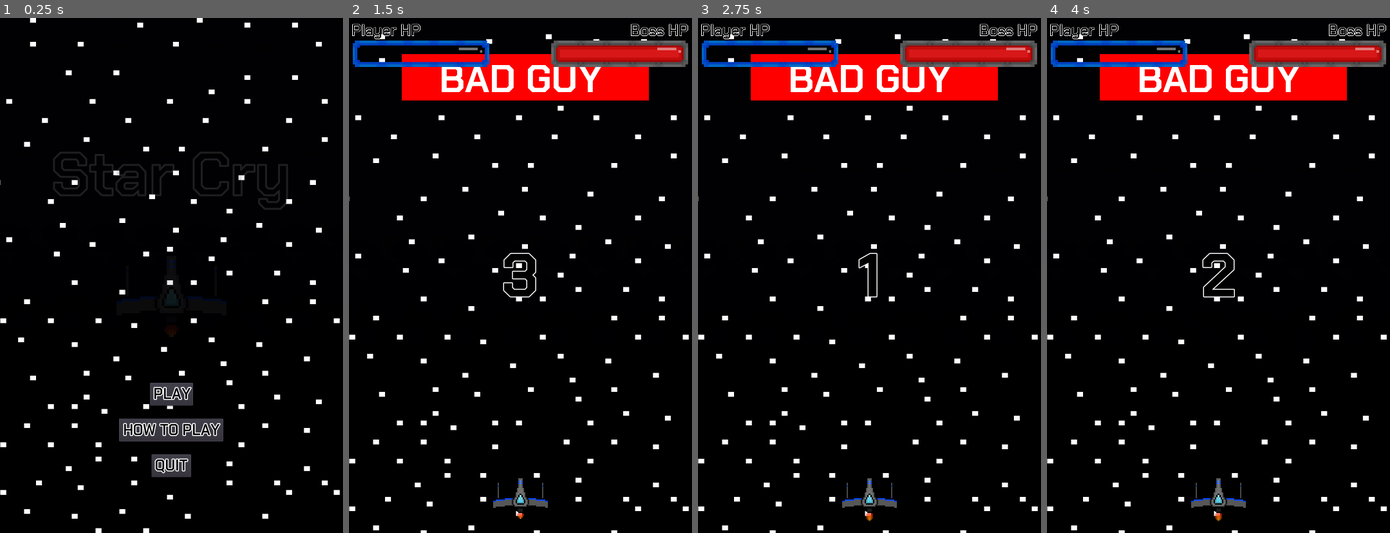
Above: before the commit, frames 1-4 (left to right).
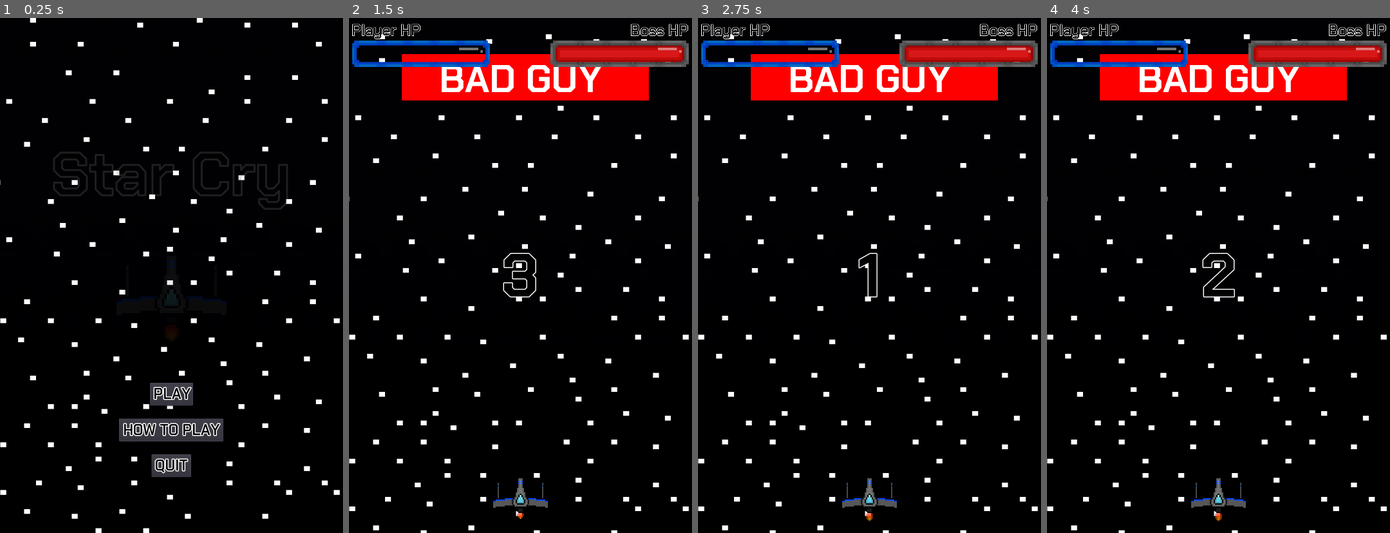
Above: after the commit, the same moments.

Repository: Cecilist/Final-BossFightBulletShooter
Game: Godot game, scene res://src/Menu/MainMenu.tscn
Same seed, same stepped clock (60 frames per second), same inputs: the game is played once before the commit and once after it.
Inputs:
- Up to frame 1 (0.25 s): no input
- Up to frame 2 (1.5 s): click "PLAY" at 0.5 s; tap Enter (play_game) at 1.25, 1.35 s; hold D (move_right) from 1.28 s (still down)
- Up to frame 3 (2.75 s): tap Space (shoot) at 2, 2.1 s; release D (move_right) at 2.03 s; hold S (move_down) from 2.03 s (still down)
- Up to frame 4 (4 s): release S (move_down) at 2.78 s; hold D (move_right) 2.78-3.53 s; tap Tab (to_next_screen) at 2.85 s; tap Enter (play_game) at 3.5, 3.6 s; hold W (move_up) from 3.53 s (still down)

The runs differ from the first frame. In frame 2, 0.2% of the frame differs, in the area x 0-100%, y 4-10%; in frame 3, 0.2%; in frame 4, 0.2%.

Commit message:
Fix health bar resolution

Diff:
--- a/project/src/HUD/HUD.tscn
+++ b/project/src/HUD/HUD.tscn
@@ -1,8 +1,7 @@
-[gd_scene load_steps=8 format=2]
+[gd_scene load_steps=7 format=2]
 
-[ext_resource path="res://src/HUD/Boss Health Bar.png" type="Texture" id=1]
+[ext_resource path="res://src/HUD/Health Bar.png" type="Texture" id=1]
 [ext_resource path="res://src/HUD/Boss Health Outline.png" type="Texture" id=2]
-[ext_resource path="res://src/HUD/Player Health Bar.png" type="Texture" id=3]
 [ext_resource path="res://src/HUD/Player Health Outline.png" type="Texture" id=4]
 [ext_resource path="res://assets/fonts/Chakra_Petch/ChakraPetch-Medium.ttf" type="DynamicFontData" id=5]
 
@@ -27,16 +26,6 @@
 position = Vector2( 151.191, 75 )
 scale = Vector2( 0.5, 0.5 )
 
-[node name="PlayerHealth" type="Sprite" parent="PlayerHealthBar"]
-position = Vector2( -310.568, -83 )
-scale = Vector2( 1, 1.1 )
-texture = ExtResource( 3 )
-centered = false
-
-[node name="PlayerHealthOutline" type="Sprite" parent="PlayerHealthBar"]
-scale = Vector2( 0.99, 1 )
-texture = ExtResource( 4 )
-
 [node name="PlayerHPLabel" type="Label" parent="PlayerHealthBar"]
 margin_left = -291.647
 margin_top = -140.0
@@ -51,18 +40,25 @@
 "_edit_use_anchors_": false
 }
 
+[node name="PlayerHealth" type="Sprite" parent="PlayerHealthBar"]
+position = Vector2( -290, -55 )
+texture = ExtResource( 1 )
+centered = false
+
+[node name="PlayerHealthOutline" type="Sprite" parent="PlayerHealthBar"]
+z_index = 1
+texture = ExtResource( 4 )
+
 [node name="BossHealthBar" type="Node2D" parent="."]
 position = Vector2( 568.224, 75 )
 scale = Vector2( 0.5, 0.5 )
 
 [node name="BossHealth" type="Sprite" parent="BossHealthBar"]
-position = Vector2( -310.459, -83 )
-scale = Vector2( 1, 1.1 )
+position = Vector2( -290, -55 )
 texture = ExtResource( 1 )
 centered = false
 
 [node name="BossHealthOutline" type="Sprite" parent="BossHealthBar"]
-scale = Vector2( 0.99, 1 )
 texture = ExtResource( 2 )
 
 [node name="BossHPLabel" type="Label" parent="BossHealthBar"]
--- a/project/src/Menu/MainMenu.tscn
+++ b/project/src/Menu/MainMenu.tscn
@@ -91,6 +91,7 @@
 scale = Vector2( 0.5, 0.5 )
 frames = SubResource( 2 )
 animation = "flying"
+frame = 1
 playing = true
 
 [node name="PlayButton" type="Button" parent="."]
Binary file removed: project/src/HUD/Boss Health Bar.png
Not shown, removed: project/src/HUD/Boss Health Bar.png.import
Binary file changed: project/src/HUD/Boss Health Outline.png
Binary file added: project/src/HUD/Health Bar.png
Not shown, changed: project/src/HUD/Health Bar.png.import
Binary file removed: project/src/HUD/Player Health Bar.png
Binary file changed: project/src/HUD/Player Health Outline.png
Not shown, removed: raw_assets/textures/HUD/Boss Health Bar.png
Not shown, changed: raw_assets/textures/HUD/Boss Health Outline.png
Not shown, changed: raw_assets/textures/HUD/HUD.aseprite
Not shown, added: raw_assets/textures/HUD/Health Bar.png
Not shown, removed: raw_assets/textures/HUD/Player Health Bar.png
(and 1 more such lines)
